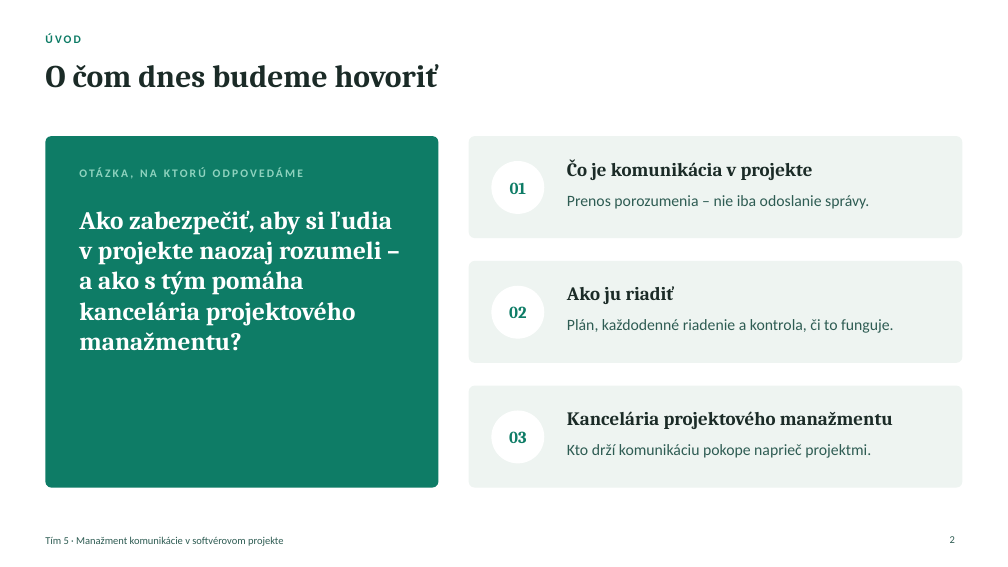
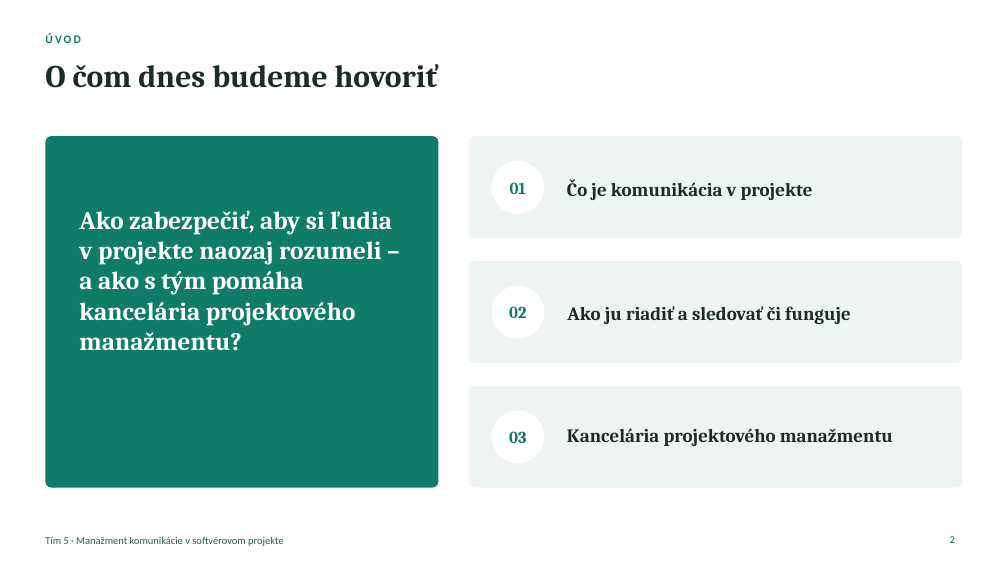
Before and after one commit to ADAMUSSO/MTS, a slide deck: slide 2 of Prezentacie/Manažment komunikácie – vysvetľujúca prezentácia.pptx. Drawn at 1008x567 pixels with LibreOffice and Linux fonts; fonts in the diff are those of the drawing. Boxes give left, top, right and bottom in pixels: in the first picture for what was removed or moved away, otherwise in the second. Text is boxed around its words. In the diff, an @@ line names an element or a change of style, - is before the commit and + after.

```diff
--- a/Prezentacie/Manažment komunikácie – vysvetľujúca prezentácia.pptx
+++ b/Prezentacie/Manažment komunikácie – vysvetľujúca prezentácia.pptx
@@ text removed at (x1=79, y1=166, x2=405, y2=189) @@
-OTÁZKA, NA KTORÚ ODPOVEDÁME
@@ text "Čo je komunikácia v projekte" moved from (x1=567, y1=159, x2=813, y2=180) to (x1=567, y1=179, x2=813, y2=200) @@
@@ text removed at (x1=567, y1=195, x2=869, y2=209) @@
-Prenos porozumenia – nie iba odoslanie správy.
@@ text at (x1=567, y1=306, x2=851, y2=324): text changed @@
-Ako ju riadiť
+Ako ju riadiť a sledovať či funguje
@@ text removed at (x1=567, y1=319, x2=894, y2=333) @@
-Plán, každodenné riadenie a kontrola, či to funguje.
@@ text "Kancelária projektového manažmentu" moved from (x1=567, y1=411, x2=893, y2=429) to (x1=567, y1=428, x2=893, y2=446) @@
@@ text removed at (x1=567, y1=444, x2=871, y2=458) @@
-Kto drží komunikáciu pokope naprieč projektmi.
```
Also in this commit, not shown: 10 other slides changed, 2 other files.
